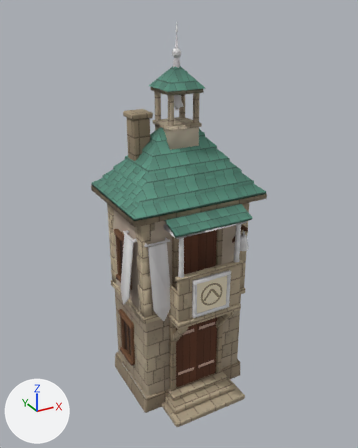
The glTF model public/themes/medieval-castle-v2/models/building/category.governance.s.glb: old version first, new version second.
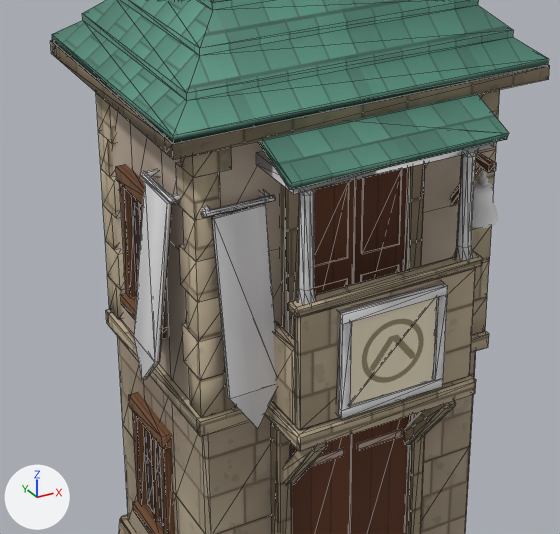
There are two pictures of each version: one whole from a camera (50 mm lens) standing at (-5.3, -9.49, 9.33) and looking at (-0.06, 0.03, 4.57), one close up on the part from 20% to 76% of the width and 38% to 80% of the height. Lighting does not change. The marker at lower left points along +X, +Y and +Z. The last two pictures show the newer version. The close-ups show mesh edges as thin lines. Where no turn or scale is listed for an object, it has been applied to the vertices. Vertices at exactly the same position are counted once.

Objects in the first close-up: 'balcony_door.l', 'balcony_door.r', 'banner', 'banner.l', 'bell', 'building.category.governance.s.mesh', 'logo', 'tier.2'.
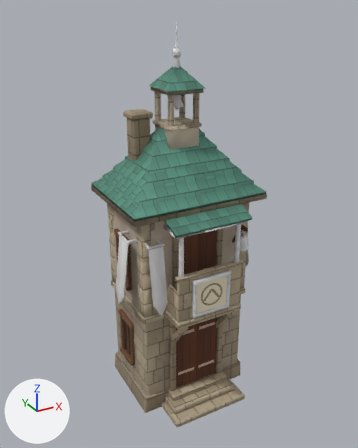
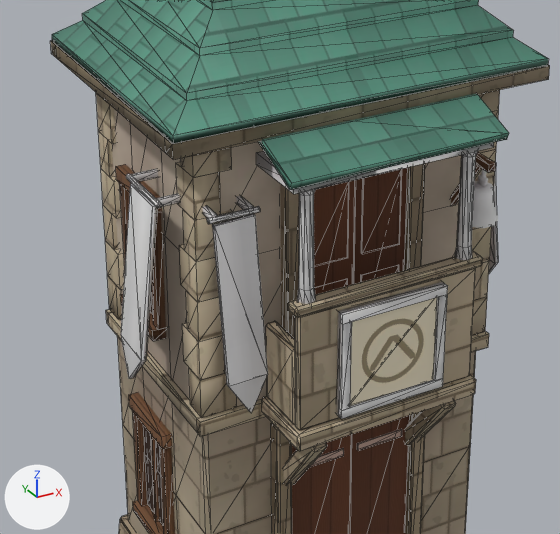
What differs and where, as boxes (x1, y1, x2, y2) in the close-ups (560 x 534 px; the box of a moved part takes in the faces that stretch with it):
'banner', moved, rescaled (14% narrower, 12% shorter): before (211, 203, 276, 429); after (212, 214, 268, 413)
'banner.l', moved: before (134, 181, 172, 380); after (121, 184, 157, 379)
'banner.r', moved (not visible before): after (489, 173, 498, 273)
part 2 of me_building_category_governance_s, moved or reshaped: before (201, 195, 275, 217); after (207, 206, 260, 224)
part 3 of me_building_category_governance_s, moved or reshaped: before (260, 190, 270, 198); after (236, 196, 254, 210)
part 4 of me_building_category_governance_s, moved or reshaped: before (140, 171, 177, 205); after (126, 174, 162, 208)
part 5 of me_building_category_governance_s, moved or reshaped: before (145, 169, 180, 203); after (131, 169, 180, 207)
part 6 of me_building_category_governance_s, moved or reshaped: before (202, 206, 210, 211); after (202, 206, 217, 218)

Edits to the bpy script that builds the scene:
```text
Change me_banner:
    used by ob_banner; location = (-1.06, -0.81, 4.61)
    remove me_banner.from_pydata(...)  # 10 vertices, 20 faces; spans x -0.22..0.26, y -0.17..0.02, z -1.9..0.01
    add me_banner.from_pydata(...)  # 10 vertices, 20 faces; spans x -0.17..0.21, y -0.15..0.02, z -1.65..0.01
    me_banner part 1: the whole mesh is scaled about the mesh origin by (0.774, 0.883, 0.872)
Change me_building_category_governance_s:
    where me_building_category_governance_s.from_pydata(...)  # 1406 vertices, 1960 faces; spans x -1.67..1.67, y -1.57..1.52, z 0.0..7.22
    used by ob_building_category_governance_s_mesh; location = (0.0, 0.0, 0.0)
    me_building_category_governance_s part 2: the loose piece of 14 vertices spanning x -1.36..-0.76, y -0.83..-0.78, z 4.62..4.67 is scaled about its middle by (0.7, 1, 1), then moved by (-0.1, -0.12, 0.0)
    me_building_category_governance_s part 3: the loose piece of 8 vertices spanning x -0.83..-0.79, y -0.8..-0.69, z 4.62..4.68 is scaled about its middle by (1, 2.09, 1), then moved by (-0.2, -0.06, 0.0)
    me_building_category_governance_s part 4: the loose piece of 14 vertices spanning x -1.49..-1.44, y -0.5..0.1, z 4.63..4.67 is moved by (-0.12, 0.0, 0.0)
    me_building_category_governance_s part 5: all 8 vertices in x -1.45, y -0.47..0.07, z 4.62..4.68 are moved by (-0.12, 0.0, 0.0)
    me_building_category_governance_s part 6: all 4 vertices in x -1.33..-1.29, y -0.8, z 4.62..4.68 are moved by (0.0, -0.12, 0.0)
Change ob_banner:
    ob_banner.location: (-1.06, -0.81, 4.61) -> (-1.16, -0.93, 4.61)
Change ob_banner_l:
    ob_banner_l.location: (-1.46, -0.2, 4.61) -> (-1.58, -0.2, 4.61)
Change ob_banner_r:
    ob_banner_r.location: (1.46, -0.2, 4.61) -> (1.58, -0.2, 4.61)
```
